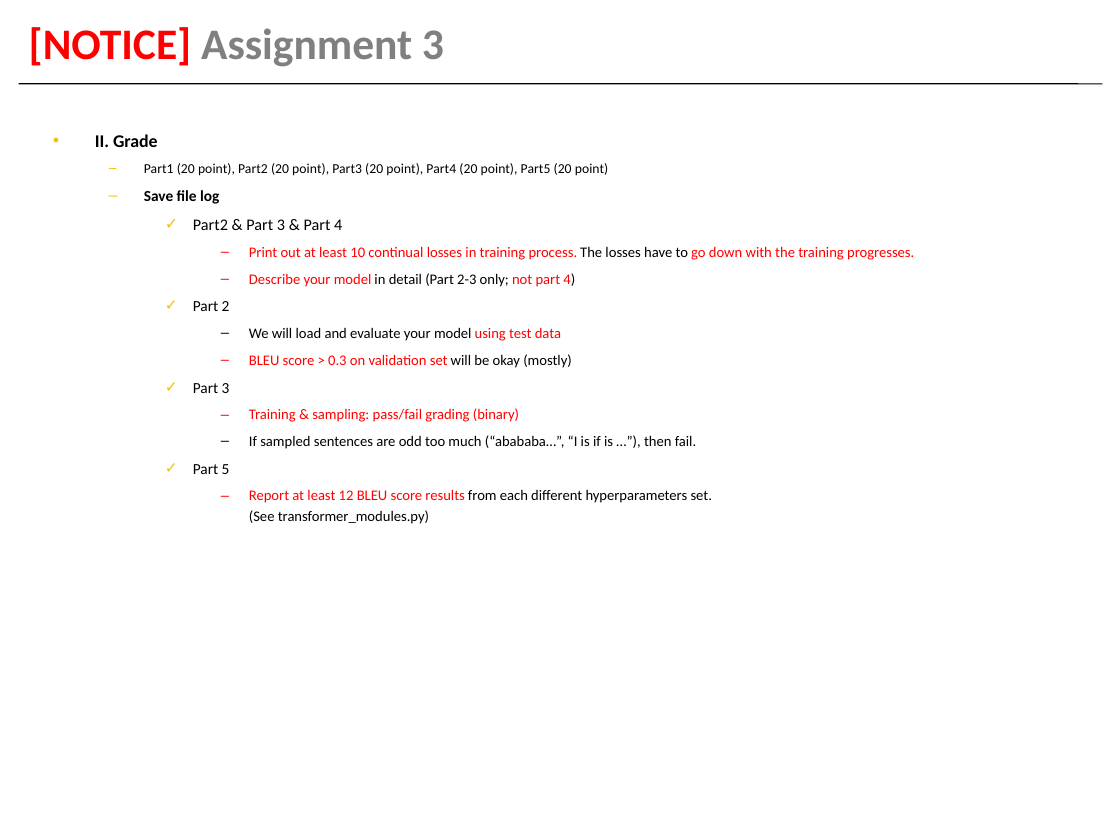
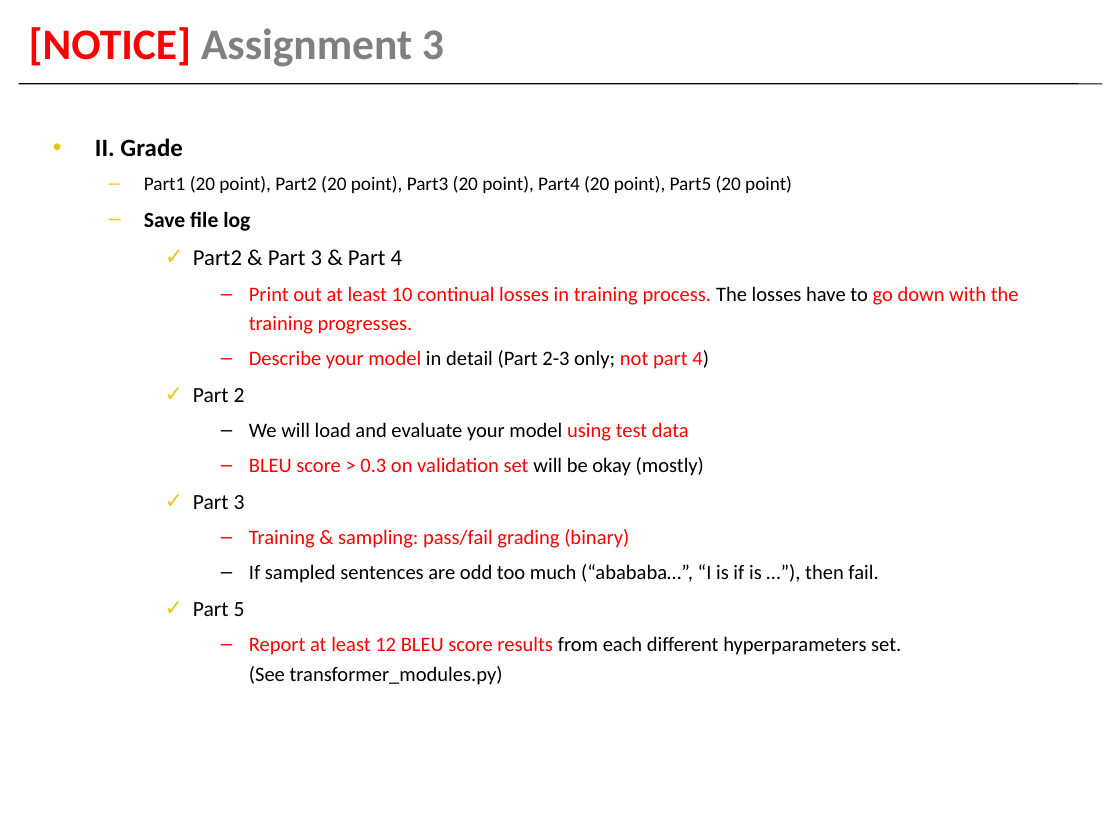
Before and after one commit to haithienld/deep-learning-snu, a slide deck: slide 27 of Assignment3.pptx. Drawn at 1120x840 pixels with LibreOffice and Linux fonts; fonts in the diff are those of the drawing. Boxes give left, top, right and bottom in pixels: in the first picture for what was removed or moved away, otherwise in the second. Text is boxed around its words. In the diff, an @@ line names an element or a change of style, - is before the commit and + after.

```diff
--- a/Assignment3.pptx
+++ b/Assignment3.pptx
@@ text "II. Grade" at [95,138,1019,685]: size 11.4 to 16.1 pt in "II. Grade"; size 8.8 to 12.4 pt in "Part1 (20 point), Part2 (20 point), Part3 ..."; size 9.9 to 13.9 pt in "Save file log", "Part 2", "Part 3", "Part 5"; size 10.4 to 14.6 pt in "Part2 & Part 3 & Part 4"; size 9.4 to 13.1 pt in "Print out at least 10 continual losses ...", "Describe your model in detail (Part 2-3 ...", "We will load and evaluate your model ...", "BLEU score > 0.3 on validation set ..." and 3 more places @@
```
Also in this commit, not shown: 15 other slides changed, 21 other files.
